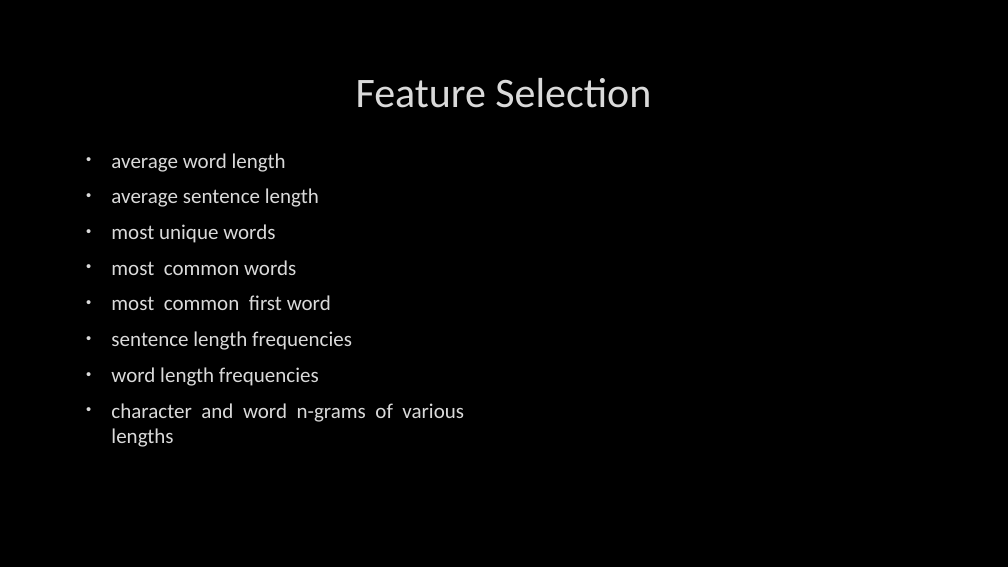
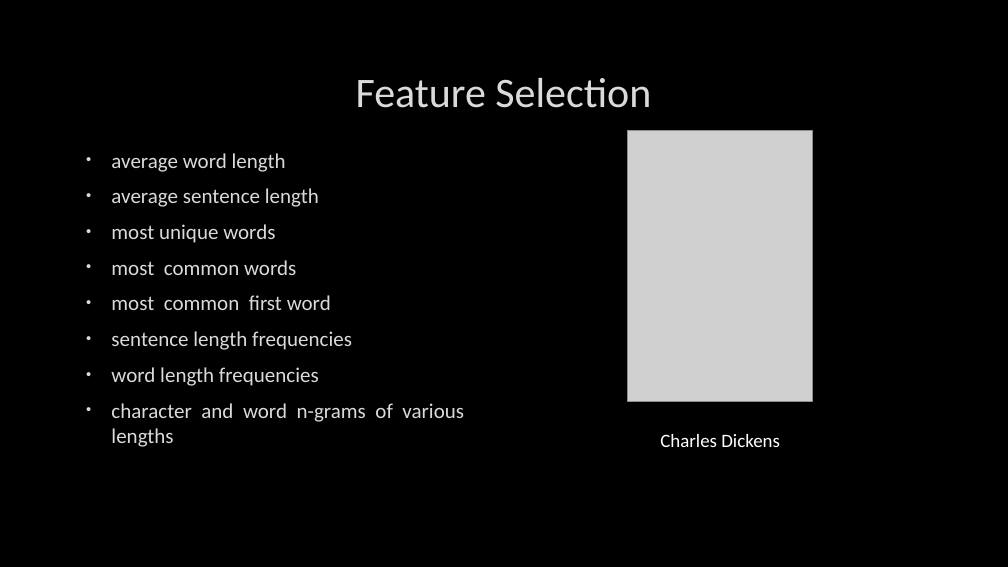
Before and after one commit to BradySheehan/Authorship_Verification, a slide deck: slide 8 of ai_project_presentation.pptx. Drawn at 1008x567 pixels with LibreOffice and Linux fonts; fonts in the diff are those of the drawing; grey boxes stand for pictures; background and template pictures are left out. Boxes give left, top, right and bottom in pixels: in the first picture for what was removed or moved away, otherwise in the second. Text is boxed around its words. In the diff, an @@ line names an element or a change of style, - is before the commit and + after.

Commit message:
Added project files
Added updated presentation and final paper

```diff
--- a/ai_project_presentation.pptx
+++ b/ai_project_presentation.pptx
@@ picture added at bbox=[628, 131, 813, 402] @@
@@ text added at bbox=[660, 434, 780, 447], 18 pt, text #FFFFFF @@
+Charles Dickens
```
Also in this commit, not shown: 1 other file.
